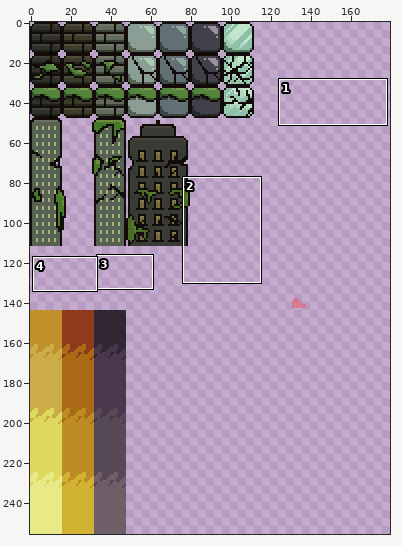
A sprite sheet gets an edit: assets/sprites/world_tileset.png. Above: a wide view before the commit, with the close-up outlined.
Close-up. First the earlier version:
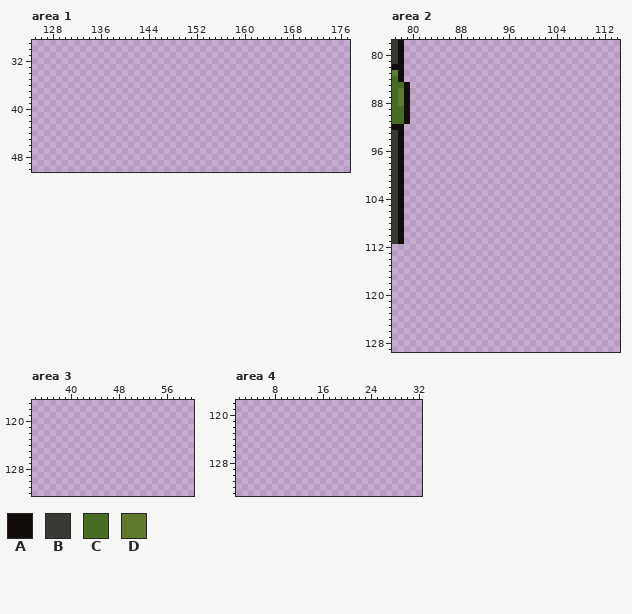
The file is 256x256 pixels. Colours within 5 levels of each other are drawn and written as one. Shown: area 1: x 125..177, y 29..50; area 2: x 77..114, y 78..129; area 3: x 34..60, y 117..132; area 4: x 2..32, y 118..133. The wide view leaves out empty margins. The commit also changed other parts of the picture, which this record leaves out.
Palette (. is transparent): A #120c0a  B #3a3a34  C #476c24  D #5f7a2e
Pixels before, area 2, first column x 77:
 78 BA.
 79 BA.
 80 BA.
 81 BA.
 82 AA.
 83 DA.
 84 CA.
 85 CCA
 86 CDA
 87 CDA
 88 CDA
 89 CCA
 90 CCA
 91 CCA
 92 AA.
 93 BA.
 94 BA.
 95 BA.
 96 BA.
 97 BA.
 98 BA.
 99 BA.
100 BA.
101 BA.
102 BA.
103 BA.
104 BA.
105 BA.
106 BA.
107 BA.
108 BA.
109 BA.
110 BA.
111 BA.
The result:
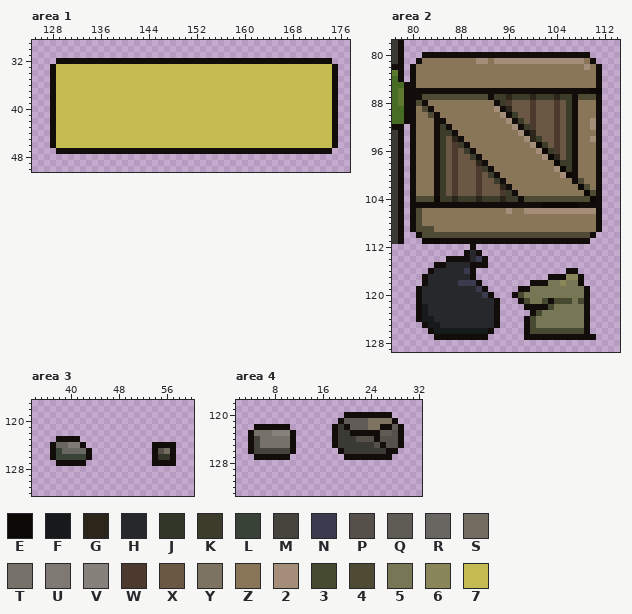
Colours new in this view: E #0b0806  F #161a1b  G #2c251a  H #26282c  J #313629  K #3c3c2b  L #394236  M #44443d  N #3a3b4f  P #55514a  Q #5f5c56  R #686660  S #726c61  T #76726a  U #7e7a73  V #87817b  W #4b3a2d  X #6a5845  Y #7c7361  Z #897659  2 #a48d79  3 #454a31  4 #4f4a34  5 #787755  6 #898759  7 #c5bb53
From old to new:
Changed rows in their new state; - is an unchanged pixel.
Area 1:
first column x 128:
32 -AAAAAAAAAAAAAAAAAAAAAAAAAAAAAAAAAAAAAAAAAAAAAA-
33 A7777777777777777777777777777777777777777777777A
34 A7777777777777777777777777777777777777777777777A
35 A7777777777777777777777777777777777777777777777A
36 A7777777777777777777777777777777777777777777777A
37 A7777777777777777777777777777777777777777777777A
38 A7777777777777777777777777777777777777777777777A
39 A7777777777777777777777777777777777777777777777A
40 A7777777777777777777777777777777777777777777777A
41 A7777777777777777777777777777777777777777777777A
42 A7777777777777777777777777777777777777777777777A
43 A7777777777777777777777777777777777777777777777A
44 A7777777777777777777777777777777777777777777777A
45 A7777777777777777777777777777777777777777777777A
46 A7777777777777777777777777777777777777777777777A
47 -AAAAAAAAAAAAAAAAAAAAAAAAAAAAAAAAAAAAAAAAAAAAAA-
Area 2:
first column x 80:
 80 --AAAAAAAAAAAAAAAAAAAAAAAAAAAA--
 81 -AZZZZZZZZZ22Z222222222222222ZA-
 82 AZZZZZZZZZZZZZZZZZZZZZZZZZZZZ2ZA
 83 AZZZZZZZZZZZZZZZZZZZZZZZZZZZZZZA
 84 AZZZZZZZZZZZZZZZZZZZZZZZZZZZZZZA
 85 AZZZZZZZZZZZZZZZZZZZZZZZZZZZZZZA
 86 AAAAAAAAAAAAAAAAAAAAAAAAAAAAAAEE
 87 AA44444444444AKKGKKKGKKKGKKA444A
 88 A4AZZZZZZZZZZZAKWXXXWXXXWXKAZZZA
 89 AZ4AZZZZZZZZZZ2AGXXXWXXXWXKAZZZA
 90 AZZ4AZZZZZZZZZZ2AKXXWXXXWXKAZZZA
 91 AZZZAAZZZZZZZZZZ2AKXWXXXWXKAZZ2A
 92 AZZZAKAZZZZZZZZZZ2AKWXXXWXKAZZ2A
 93 AZZZAKKAZZZZZZZZZZ2AGXXXWXKAZZZA
 94 AZZZAKXGAZZZZZZZZZZ2GKXXWXKAZZ2A
 95 AZZZAKXWKAZZZZZZZZZZ2EKXWXKAZZZA
 96 AZZZAKXWXKAZZZZZZZZZZ2EKWXKAZZZA
 97 AZZZAKXWXXKAZZZZZZZZZZ2EGXKAZZZA
 98 AZZZAKXWXXXGAZZZZZZZZZZZEKKAZZZA
 99 AZZZAKXWXXXWKAZZZZZZZZZZ2EKAZZZA
100 AZZZAKXWXXXWXKAZZZZZZZZZZ2EAZZZA
101 AZZZAKXWXXXWXXKAZZZZZZZZZZZA4ZZA
102 AZZZAKXWXXXWXXXGAZZZZZZZZZZZE4ZA
103 AZZZAKXWXXXWXXXWKAZZZZZZZZZZZE4A
104 A444EKKGKKKGKKKGKKA44444444444EA
105 AAAAAAAAAAAAAAAAAAAAAAEEEEEEAAAA
106 A4ZZZZZZZZZZZZZZ2ZZ222222222222A
107 A4ZZZZZZZZZZZZZZZZZZZZZZZZZZZZZA
108 A4ZZZZZZZZZZZZZZZZZZZZZZZZZZZZZA
109 A444ZZZZZZZZZZZZZZZZZZZZZZZZZZZA
110 -A4444444444444444444444444444A-
111 --EEEAAAAAAAAAAAAAAAAAAAAAAAAA--
112 ----------A---------------------
113 ---------AHA--------------------
114 ------AAAAHNA-------------------
115 ----AAHHHHAAA-------------------
116 ---AHHHHHNA---------------AA----
117 --AHHHHHHHA------------AAA66A---
118 --AHHHHHNNNA--------AAA55655A---
119 -AHHHHHHHHHNA-----AA555555555A--
120 -AHHHHHHHHHHNA---A35555555555A--
121 -AHHHHHHHHHHHHA---A3553A33353A--
122 -AFHHHHHHHHHHHA----AAAA355555A--
123 -AFHHHHHHHHHHHA-----A35555555A--
124 -AFFHHHHHHHHHHA----A355555555A--
125 --AFFHHHHHHHHHA----A355555555A--
126 ---AFFFFFFFFFA-----A333333333A--
127 ----AAAAAAAAA------AAAAAAAAAAAA-
Area 3:
first column x 37:
123 -AAAA----------------
124 ARRUUA-----------AAAA
125 ALRRRRA----------APSA
126 ALLLLLA----------AJJA
127 -AAAAA-----------AAAA
Area 4:
first column x 4:
120 ----------------AAAAAAAA--
121 ---------------AQQQQYYYYA-
122 -AAAAAA-------ABAQQQYYAAQA
123 ATTTVVVA------ABBAAAAAQQPA
124 AMTTTTTA------ABBBPPPAPPPA
125 AMTTTTTA------ABBBBBBPAPPA
126 AMMMMMMA-------ABBBBBBBAA-
127 -AAAAAA---------AAAAAAAA--
Changed places in both close-ups, as pixel boxes (x1, y1, x2, y2):
added: (50, 58, 338, 154)
added: (410, 52, 602, 340)
added: (50, 436, 92, 466)
added: (152, 442, 176, 466)
added: (332, 412, 404, 460)
added: (248, 424, 296, 460)
